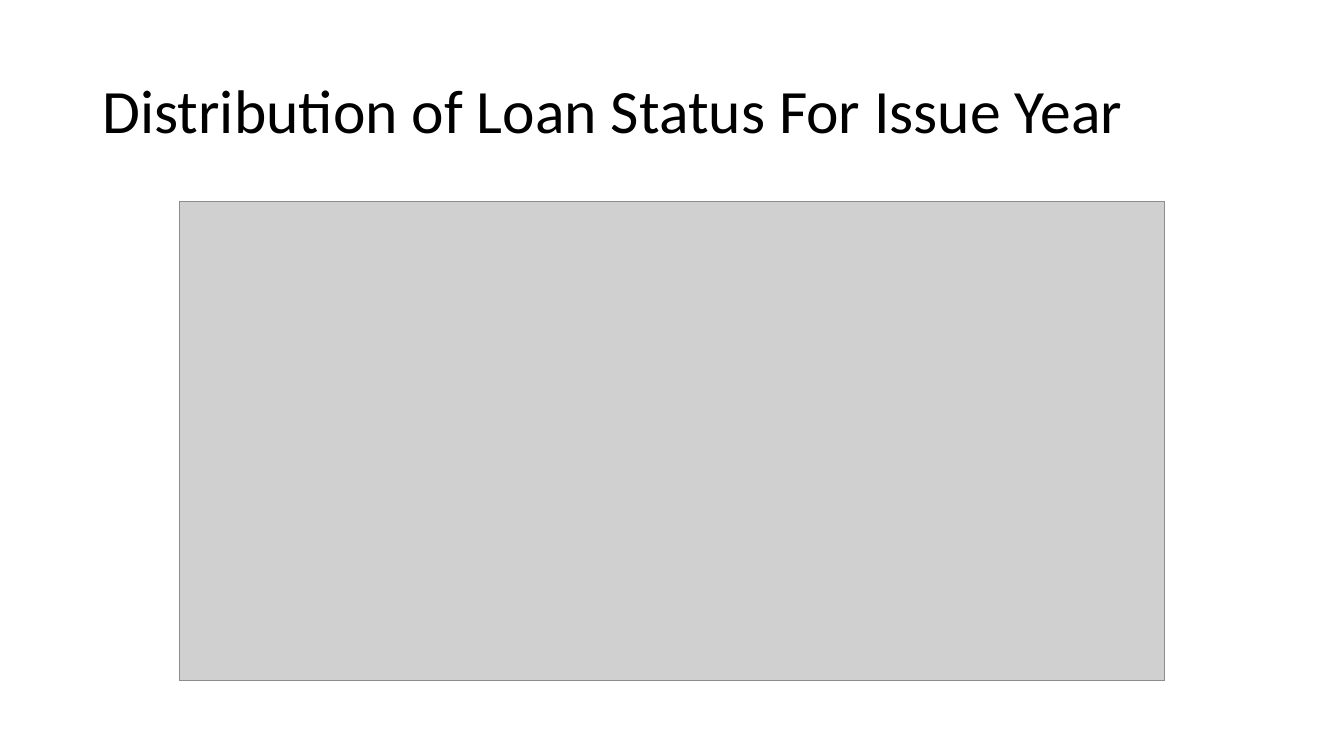
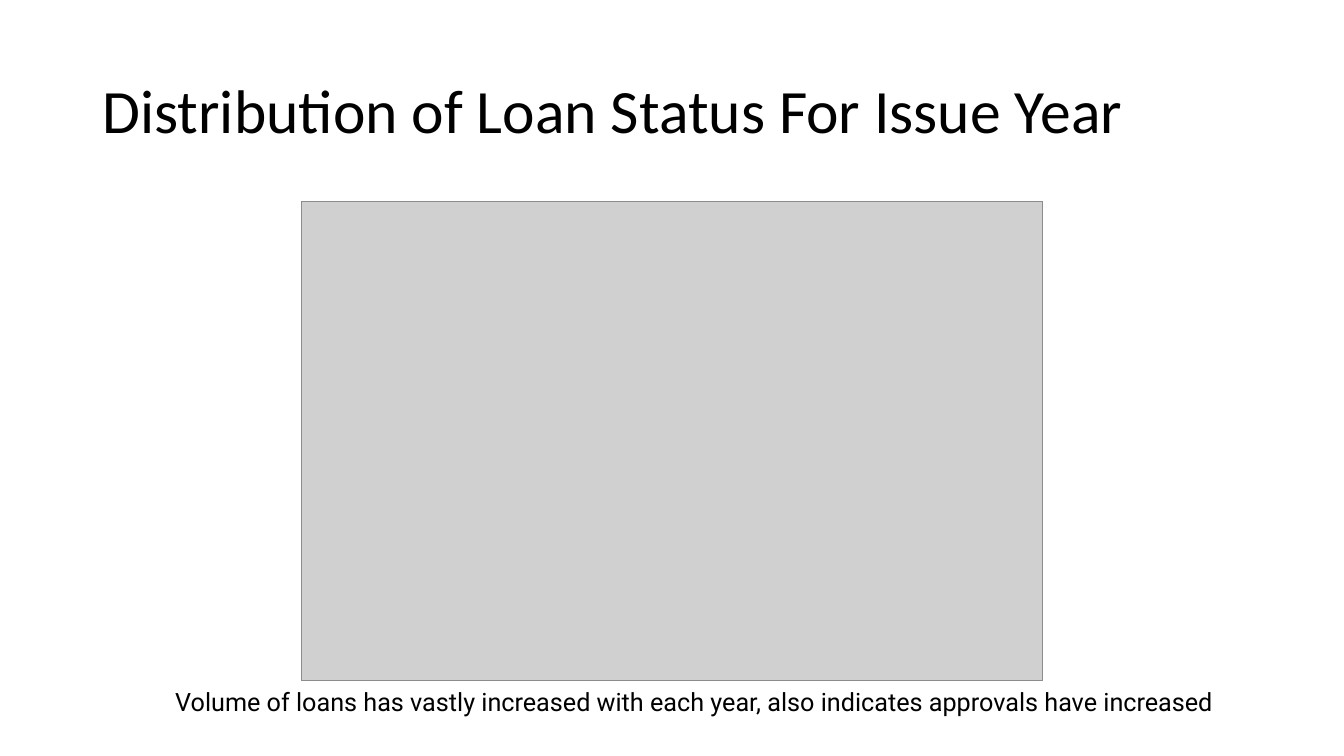
Before and after one commit to vjereme/Lending_Club_CaseStudy, a slide deck: slide 16 of Lending_Club_CaseStudy_Syed_Jereme.pptx. Drawn at 1344x756 pixels with LibreOffice and Linux fonts; fonts in the diff are those of the drawing; grey boxes stand for pictures. Boxes give left, top, right and bottom in pixels: in the first picture for what was removed or moved away, otherwise in the second. Text is boxed around its words. In the diff, an @@ line names an element or a change of style, - is before the commit and + after.

```diff
--- a/Lending_Club_CaseStudy_Syed_Jereme.pptx
+++ b/Lending_Club_CaseStudy_Syed_Jereme.pptx
@@ picture: place and size @@
-picture at (179, 202, 1165, 682)
+picture at (301, 202, 1044, 682)
@@ text added at (175, 692, 1212, 717), 18 pt, text #000000 @@
+Volume of loans has vastly increased with each year, also indicates approvals have increased
```
Also in this commit, not shown: 9 other slides changed, 1 slide removed, 1 other file.
